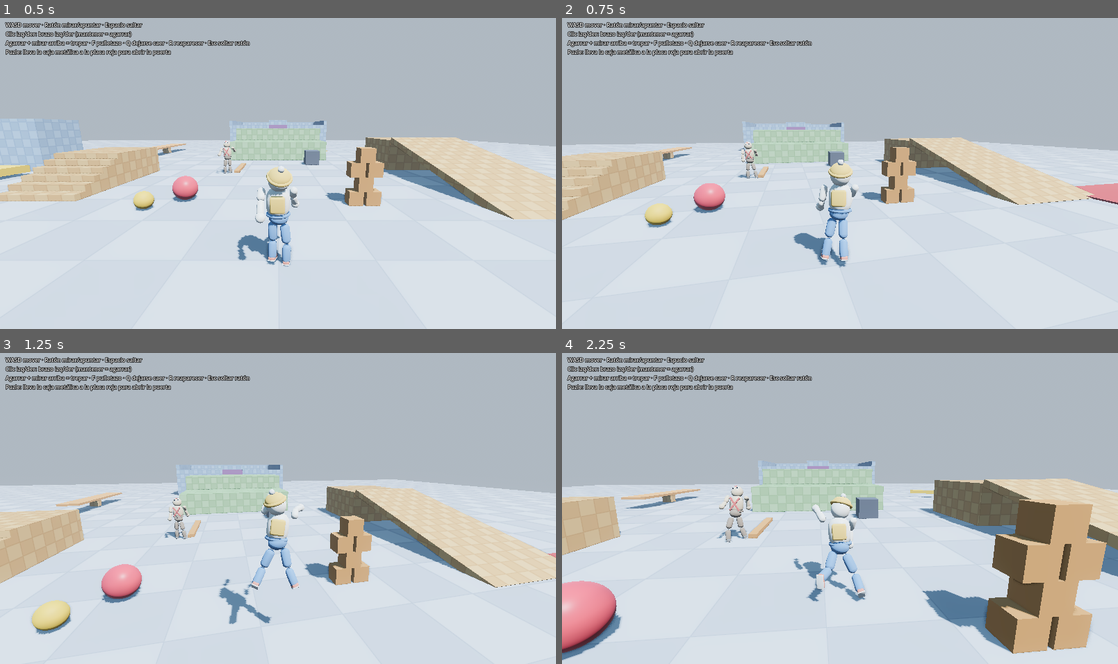
Above: before the commit, frames 1-4 (two rows, left to right).
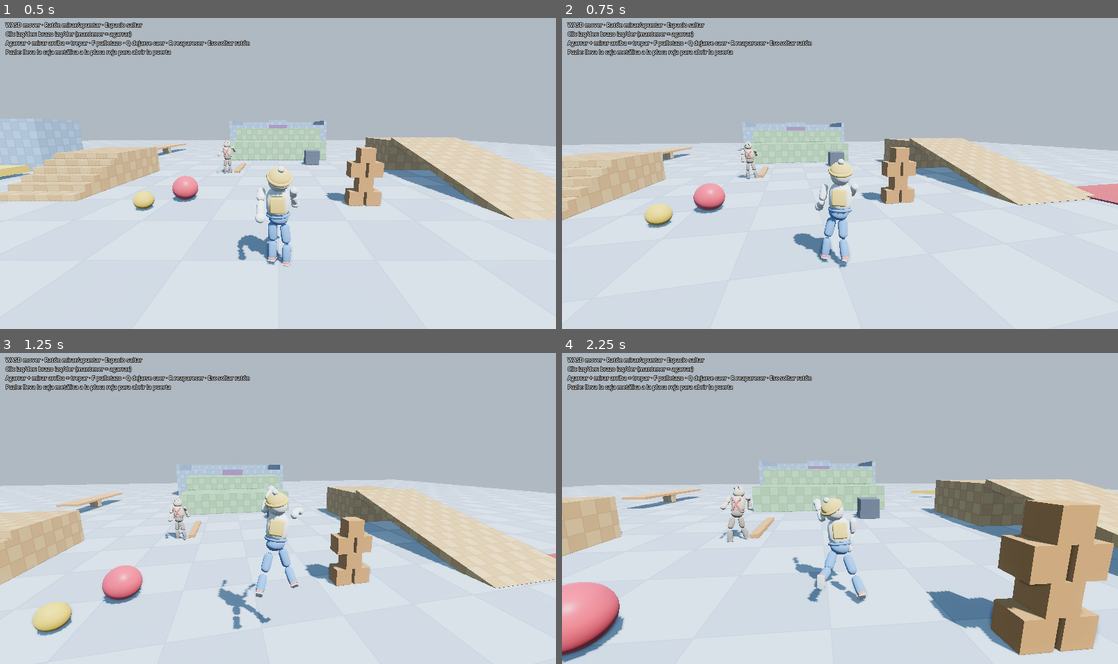
Above: after the commit, the same moments.

Repository: Tonny650/ragdoll-puzzle
Game: Godot game, scene res://scenes/levels/test_arena.tscn
The game is run twice, just before and just after one commit, with the same random seed, the same clock (stepped at 60 frames per second) and the same inputs.
Inputs (mouse positions are in pixels of both pictures, inside the frame that each line leads up to):
- Up to frame 1 (0.5 s): no input
- Up to frame 2 (0.75 s): move the mouse to (867, 170) at 0.52 s; press the mouse at (867, 170) at 0.53 s; hold W (move_forward) from 0.53 s (still down)
- Up to frame 3 (1.25 s): keep holding W (move_forward); tap Space (jump) at 0.77 s; right-click (305, 505) at 0.8 s
- Up to frame 4 (2.25 s): keep holding W (move_forward); move the mouse to (812, 508) at 1.27 s; release the mouse at (812, 508) at 1.28 s; right-click (812, 508) at 1.35 s; tap Space (jump) at 1.52 s; tap F (punch) at 1.55 s; move the mouse to (851, 502) at 2.02 s; hold F (punch) from 2.03 s (still down)

Frame 1 is identical in both runs. In frame 2, 0.8% of the frame differs, in the area x 0-100%, y 33-81%; in frame 3, 2.2%; in frame 4, 5.0%, in the area x 0-100%, y 34-100%.

Commit message:
feat: trepar muros estilo HFF y prueba automatica de escalada
- el agarre solo se cierra cuando el brazo apunta a la mira
- brazos alineados con el agarre al colgar; fuerza para izarse y pasar el borde
- sin empuje contra la pared al trepar (la friccion impedia subir)
- compensacion de gravedad en los brazos extendidos
- tests/test_climb.tscn: agarrar la repisa de 1,5 m y quedar de pie arriba

Co-Authored-By: Claude Opus 5.5 <noreply@anthropic.com>

Diff:
--- a/scripts/ragdoll/ragdoll_character.gd
+++ b/scripts/ragdoll/ragdoll_character.gd
@@ -73,6 +73,13 @@
 @export var arm_reach_frequency := 24.0   ## rigidez de brazos al apuntar/agarrar
 @export var recover_time := 1.6           ## segundos en recuperar la fuerza tras un KO
 
+@export_group("Trepar")
+@export var climb_strength := 1.0         ## multiplicador de la fuerza para izarse
+@export var climb_min_pitch := 0.2        ## cuanto hay que mirar hacia arriba para trepar
+@export var climb_min_anchor_mass := 40.0 ## masa minima de un RigidBody para poder trepar por el
+@export var grab_aim_alignment := 0.85    ## cos del angulo brazo/apuntado para cerrar la mano
+@export var grab_blocked_time := 0.4      ## si el brazo no llega a apuntar en este tiempo, agarra igual
+
 @export_group("Combate")
 @export var knockout_speed := 7.5         ## velocidad relativa de impacto en la cabeza que noquea
 @export var knockout_duration := 3.0
@@ -107,6 +114,7 @@
 var _grab_joints: Array = [null, null]
 var _grab_targets: Array = [null, null]
 var _punch_timers := [0.0, 0.0]
+var _raise_time := [0.0, 0.0]
 var _next_punch_side := Side.RIGHT
 var _walk_phase := 0.0
 var _jump_cooldown := 0.0
@@ -115,6 +123,8 @@
 var _ai_punch_cooldown := 1.0
 var _grab_shape := SphereShape3D.new()
 var _ai_target: RagdollCharacter
+var climbing := false             # colgado y trepando (lo lee la locomocion)
+var climb_anchor := Vector3.ZERO
 
 
 func _ready() -> void:
@@ -257,6 +267,7 @@
 	_apply_balance()
 	_apply_locomotion(delta)
 	_apply_pose(delta)
+	_apply_climb()
 	_update_grabs()
 
 	if get_pelvis().global_position.y < kill_height:
@@ -433,6 +444,9 @@
 	if move_input.length_squared() < 0.01 and not grounded:
 		force = Vector3.ZERO
 	force = force.limit_length(total_mass * 30.0)
+	if climbing:
+		# No apretarse contra la pared: la friccion impediria subir.
+		force *= 0.1
 	pelvis.apply_central_force(force * 0.5)
 	torso.apply_central_force(force * 0.5)
 
@@ -490,6 +504,16 @@
 			var t := Quaternion(Vector3.DOWN, pdir) * yaw_q
 			_pd_toward(upper, t, arm_reach_frequency * 1.6, 0.8, 500.0 * strength, torso, strength, 2.0)
 			_pd_toward(lower, t, arm_reach_frequency * 1.6, 0.8, 300.0 * strength, upper, strength)
+			_arm_gravity_compensation(side, strength)
+		elif want_grab[side] and _is_climb_anchor(side):
+			# Colgado de algo fijo: el brazo se alinea con el agarre en vez de
+			# apuntar a la camara, para no empujar el cuerpo hacia abajo.
+			var shoulder := upper.global_transform * Vector3(0.0, 0.16, 0.0)
+			var to_hand := (_grab_joints[side] as Node3D).global_position - shoulder
+			if to_hand.length_squared() > 1e-4:
+				var t := Quaternion(Vector3.DOWN, to_hand.normalized()) * yaw_q
+				_pd_toward(upper, t, arm_reach_frequency * 0.6, 1.0, 140.0 * strength, torso, strength, 2.0)
+				_pd_toward(lower, t, arm_reach_frequency * 0.6, 1.0, 100.0 * strength, upper, strength)
 		elif want_grab[side]:
 			# Brazo extendido hacia donde mira la camara (HFF)
 			var dir := (aim_dir + Vector3(sgn * 0.12, 0, 0).rotated(Vector3.UP, facing_yaw)).normalized()
@@ -498,6 +522,7 @@
 			var max_t := (420.0 if holding else 260.0) * strength
 			_pd_toward(upper, t, arm_reach_frequency, 1.0, max_t, torso, strength, 2.0)
 			_pd_toward(lower, t, arm_reach_frequency, 1.0, max_t * 0.7, upper, strength)
+			_arm_gravity_compensation(side, strength)
 		else:
 			# Brazos relajados, balanceo al caminar
 			var swing := -sin(_walk_phase + (0.0 if side == Side.LEFT else PI)) * amp * 0.7
@@ -506,19 +531,77 @@
 			var lt := upper.global_basis.get_rotation_quaternion() * Quaternion(Vector3.RIGHT, 0.25)
 			_pd_toward(lower, lt, limb_frequency * 0.6, 1.0, 30.0 * strength, upper, strength * 0.6)
 
-	# Trepar: agarrado y mirando hacia arriba -> los brazos tiran del cuerpo
+
+# =============================================================================
+# Trepar (estilo HFF)
+# =============================================================================
+## Agarrado a algo fijo + mirando hacia arriba: los brazos izan el cuerpo.
+## Si ademas se empuja hacia delante, el pecho sube por encima del agarre y el
+## cuerpo se desplaza sobre el borde ("mantle"). Soltar al estar arriba.
+func _apply_climb() -> void:
 	var holds := 0
-	var hold_y := 0.0
+	var anchor := Vector3.ZERO
 	for side in 2:
-		if _grab_joints[side] != null and want_grab[side]:
+		if want_grab[side] and _is_climb_anchor(side):
 			holds += 1
-			hold_y += get_hand_position(side).y
-	if holds > 0 and aim_pitch > 0.35:
-		hold_y /= holds
-		var lift := clampf((hold_y - torso.global_position.y + 0.1) * 3.0, 0.0, 1.0)
-		var f := total_mass * 9.8 * (0.55 + 0.35 * holds) * lift * strength
-		torso.apply_central_force(Vector3.UP * f)
-
+			anchor += (_grab_joints[side] as Node3D).global_position
+	if holds == 0 or strength < 0.3 or aim_pitch < climb_min_pitch:
+		climbing = false
+		return
+	anchor /= holds
+	climbing = true
+	climb_anchor = anchor
+	var torso := get_torso()
+	var pelvis := get_pelvis()
+	var fwd := Vector3(0, 0, -1).rotated(Vector3.UP, facing_yaw)
+	var pushing := move_input.dot(fwd) > 0.3
+	var target_y := anchor.y + (0.95 if pushing else 0.35)
+	var vy := (torso.linear_velocity.y + pelvis.linear_velocity.y) * 0.5
+	var accel := 9.8 + (target_y - torso.global_position.y) * 25.0 - vy * 8.0
+	var hands := 0.6 + 0.2 * holds   # una mano iza menos que dos
+	var lift := clampf(accel, 0.0, 9.8 * 2.2) * total_mass * strength * hands * climb_strength
+	torso.apply_central_force(Vector3.UP * lift * 0.6)
+	pelvis.apply_central_force(Vector3.UP * lift * 0.4)
+	if pushing:
+		var above := torso.global_position.y - anchor.y
+		if above > 0.1:
+			var f := fwd * total_mass * 12.0 * clampf(above * 2.0, 0.0, 1.0) * strength
+			torso.apply_central_force(f * 0.5)
+			pelvis.apply_central_force(f * 0.5)
+
+
+## Solo se trepa por cosas fijas o muy pesadas (no por una caja que llevas).
+func _is_climb_anchor(side: int) -> bool:
+	if _grab_joints[side] == null:
+		return false
+	var target = _grab_targets[side]
+	if not is_instance_valid(target):
+		return false
+	if target is StaticBody3D:  # incluye AnimatableBody3D (puertas, plataformas)
+		return true
+	return target is RigidBody3D and (target as RigidBody3D).mass >= climb_min_anchor_mass
+
+
+## Torque que anula el peso del brazo (hombro y codo) para que el PD solo tenga
+## que corregir la direccion: sin esto el brazo extendido se cuelga ~30 grados.
+func _arm_gravity_compensation(side: int, gain: float) -> void:
+	if gain <= 0.0:
+		return
+	var upper: RigidBody3D = get_upper_arm(side)
+	var lower := get_lower_arm(side)
+	var torso := get_torso()
+	var lift := Vector3.UP * 9.8
+	var shoulder := upper.global_transform * Vector3(0.0, 0.16, 0.0)
+	var elbow := upper.global_transform * Vector3(0.0, -0.17, 0.0)
+	# codo: sostiene el antebrazo
+	var t_elbow := (lower.global_position - elbow).cross(lift * lower.mass) * gain
+	lower.apply_torque(t_elbow)
+	upper.apply_torque(-t_elbow)
+	# hombro: sostiene brazo + antebrazo
+	var t_shoulder := ((upper.global_position - shoulder).cross(lift * upper.mass)
+		+ (lower.global_position - shoulder).cross(lift * lower.mass)) * gain
+	upper.apply_torque(t_shoulder)
+	torso.apply_torque(-t_shoulder)
 
 ## Torque PD que lleva `body` hacia la orientacion mundial `target`.
 ## Si `counter` no es null aplica el torque opuesto al padre (accion-reaccion).
@@ -557,11 +640,19 @@
 	for side in 2:
 		var want: bool = want_grab[side] and strength > 0.3
 		if not want:
+			_raise_time[side] = 0.0
 			release(side)
 			continue
 		if _grab_joints[side] != null:
 			if not is_instance_valid(_grab_targets[side]):
 				release(side)
+			continue
+		# La mano solo se cierra cuando el brazo ya apunta hacia donde se mira
+		# (o lleva un rato levantado y algo lo bloquea). Asi no se agarra a
+		# media pared mientras el brazo aun esta subiendo.
+		_raise_time[side] += get_physics_process_delta_time()
+		var arm_dir := -get_lower_arm(side).global_basis.y
+		if arm_dir.dot(get_aim_direction()) < grab_aim_alignment and _raise_time[side] < grab_blocked_time:
 			continue
 		var hand := get_hand_position(side)
 		var params := PhysicsShapeQueryParameters3D.new()
@@ -654,6 +745,10 @@
 	return bodies.head
 
 
+func get_upper_arm(side: int) -> RigidBody3D:
+	return bodies["upper_arm_l" if side == Side.LEFT else "upper_arm_r"]
+
+
 func get_lower_arm(side: int) -> RigidBody3D:
 	return bodies["lower_arm_l" if side == Side.LEFT else "lower_arm_r"]
 
@@ -662,6 +757,10 @@
 	return get_lower_arm(side).global_transform * HAND_OFFSET
 
 
+func get_aim_direction() -> Vector3:
+	return (Quaternion(Vector3.UP, facing_yaw) * Quaternion(Vector3.RIGHT, aim_pitch)) * Vector3.FORWARD
+
+
 func get_center() -> Vector3:
 	return get_torso().global_position
 
--- /dev/null
+++ b/tests/test_climb.gd
@@ -0,0 +1,62 @@
+extends Node
+## Prueba automatica: trepar la repisa de 1,5 m (Level/ClimbLedge).
+## Secuencia estilo Human Fall Flat: acercarse, levantar ambos brazos mirando
+## arriba, agarrar el borde, empujar hacia delante para subir y soltar.
+
+const LEDGE_TOP := 1.5
+const LEDGE_FRONT_Z := -8.5
+
+var arena: Node
+var player: RagdollCharacter
+var cam: OrbitCamera
+var t := 0.0
+var _steps: Array = []
+var _done := false
+
+
+func _ready() -> void:
+	arena = load("res://scenes/levels/test_arena.tscn").instantiate()
+	add_child(arena)
+	player = arena.get_node("Player")
+	cam = arena.get_node("CameraRig")
+	player._spawn_xform = Transform3D(Basis.IDENTITY, Vector3(0, 0.05, -7.3))
+	player.respawn()
+	_steps = [
+		# 1) levantar los brazos mirando arriba ANTES de llegar al muro
+		[1.0, func():
+			cam.pitch = 0.55
+			Input.action_press("grab_left")
+			Input.action_press("grab_right")],
+		# 2) caminar hacia el muro: las manos pasan por encima del borde y lo agarran
+		[1.6, func(): Input.action_press("move_forward")],
+		[3.5, func():
+			_assert("grab_ledge", player.is_grabbing(0) or player.is_grabbing(1),
+				"L=%s R=%s" % [player.is_grabbing(0), player.is_grabbing(1)])],
+		[7.0, func():
+			Input.action_release("grab_left")
+			Input.action_release("grab_right")
+			cam.pitch = -0.2],
+		[9.0, func():
+			Input.action_release("move_forward")
+			var p := player.get_pelvis().global_position
+			_assert("on_top_of_ledge", p.y > LEDGE_TOP + 0.6 and p.z < LEDGE_FRONT_Z - 0.2, "pelvis=%s" % p)
+			var up := player.get_torso().global_basis.y.dot(Vector3.UP)
+			_assert("standing_on_ledge", up > 0.85 and player.grounded, "up=%.2f grounded=%s" % [up, player.grounded])
+			_done = true],
+	]
+
+
+func _physics_process(delta: float) -> void:
+	t += delta
+	if int(t * 120.0) % 60 == 0:
+		var p := player.get_pelvis().global_position
+		print("METRIC t=%.1f pelvis=(%.2f, %.2f, %.2f) grabL=%s grabR=%s grounded=%s climbing=%s anchor=%s" % [
+			t, p.x, p.y, p.z, player.is_grabbing(0), player.is_grabbing(1), player.grounded, player.climbing, player.climb_anchor])
+	while not _steps.is_empty() and t >= _steps[0][0]:
+		(_steps.pop_front()[1] as Callable).call()
+	if _done:
+		get_tree().quit()
+
+
+func _assert(name: String, cond: bool, info: String) -> void:
+	print("ASSERT %s %s (%s)" % ["ok" if cond else "fail", name, info])
--- /dev/null
+++ b/tests/test_climb.tscn
@@ -0,0 +1,6 @@
+[gd_scene format=3]
+
+[ext_resource type="Script" path="res://tests/test_climb.gd" id="1_test"]
+
+[node name="TestClimb" type="Node"]
+script = ExtResource("1_test")
--- a/tests/test_ragdoll.gd
+++ b/tests/test_ragdoll.gd
@@ -34,7 +34,13 @@
 		[14.0, func(): Input.action_press("grab_left"); Input.action_press("grab_right")],
 		[15.0, func():
 			var hl := player.get_hand_position(0)
-			_assert("arms_raise", hl.y > player.get_center().y - 0.1, "hand_y=%.2f torso_y=%.2f" % [hl.y, player.get_center().y])
+			var hr := player.get_hand_position(1)
+			var aim := player.get_aim_direction()
+			_assert("arms_raise", hl.y > player.get_center().y - 0.1 and hr.y > player.get_center().y - 0.1,
+				"handL_y=%.2f handR_y=%.2f torso_y=%.2f aim_pitch=%.2f dotL=%.2f dotR=%.2f grabL=%s grabR=%s" % [
+				hl.y, hr.y, player.get_center().y, player.aim_pitch,
+				(-player.get_lower_arm(0).global_basis.y).dot(aim), (-player.get_lower_arm(1).global_basis.y).dot(aim),
+				player.get_grabbed(0), player.get_grabbed(1)])
 			Input.action_release("grab_left"); Input.action_release("grab_right")],
 		[17.0, _check_standing.bind("stand_final")],
 		# --- agarrar y arrastrar la caja pesada ---
